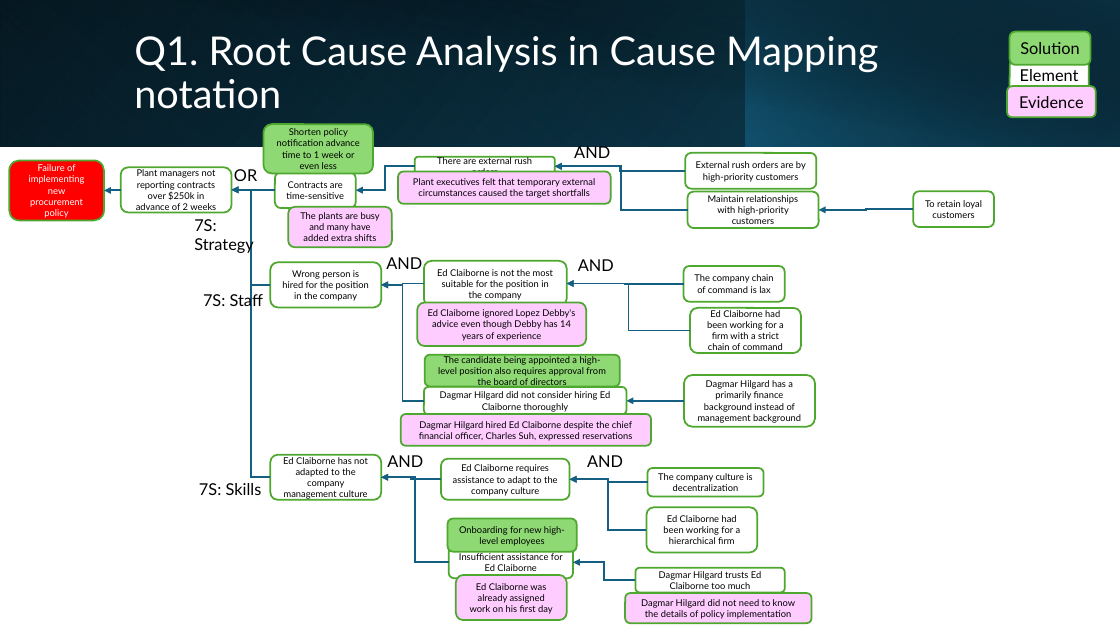
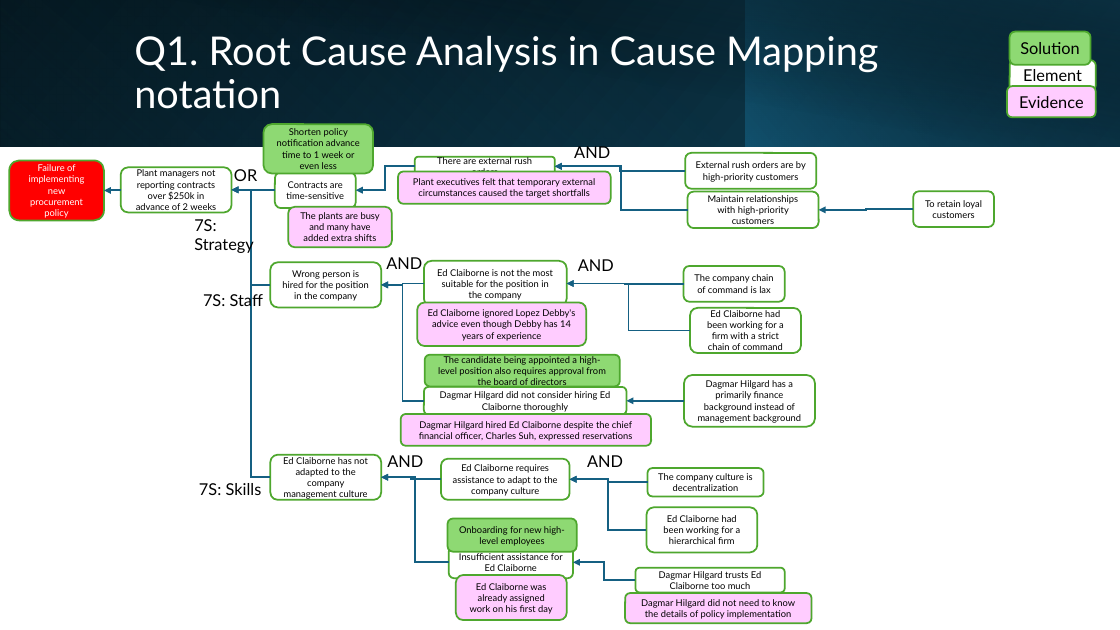
Before and after one commit to polyipseity/information, a slide deck: slide 1 of special/academia/HKUST/TEMG 3950/assignment W11/W11 Organizational Analysis (DRW).pptx. Drawn at 1120x630 pixels with LibreOffice and Linux fonts; fonts in the diff are those of the drawing. Boxes give left, top, right and bottom in pixels: in the first picture for what was removed or moved away, otherwise in the second. Text is boxed around its words. In the diff, an @@ line names an element or a change of style, - is before the commit and + after.

```diff
--- a/special/academia/HKUST/TEMG 3950/assignment W11/W11 Organizational Analysis (DRW).pptx
+++ b/special/academia/HKUST/TEMG 3950/assignment W11/W11 Organizational Analysis (DRW).pptx
@@ rounded rectangle "Element" resized from (x1=1010, y1=60, x2=1089, y2=91) to (x1=1010, y1=60, x2=1096, y2=91) @@
```
Also in this commit, not shown: 2 other slides changed.
